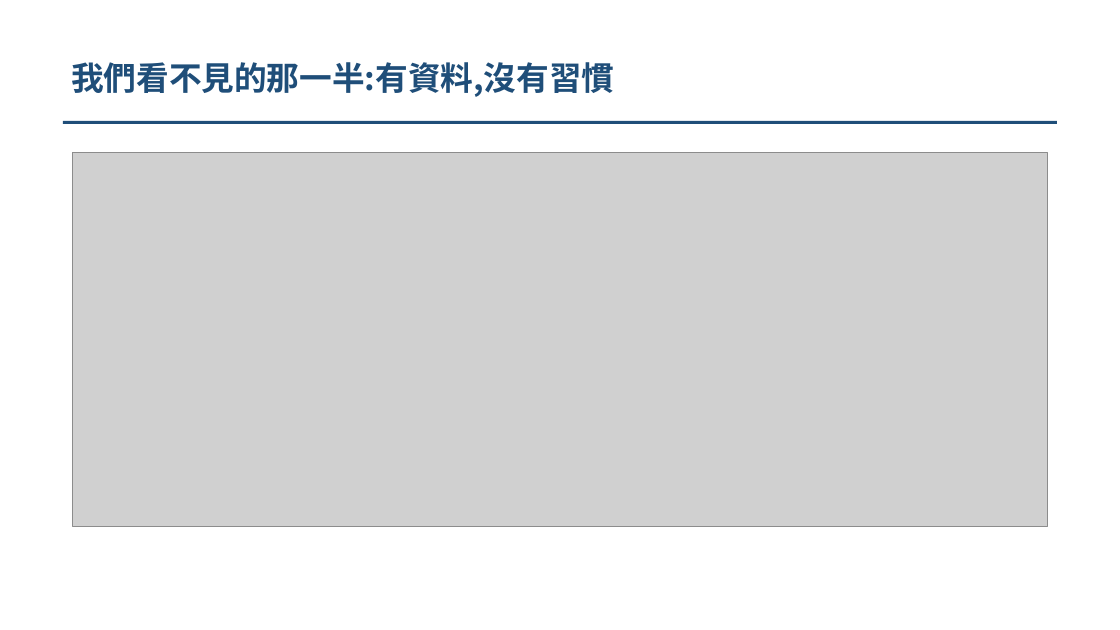
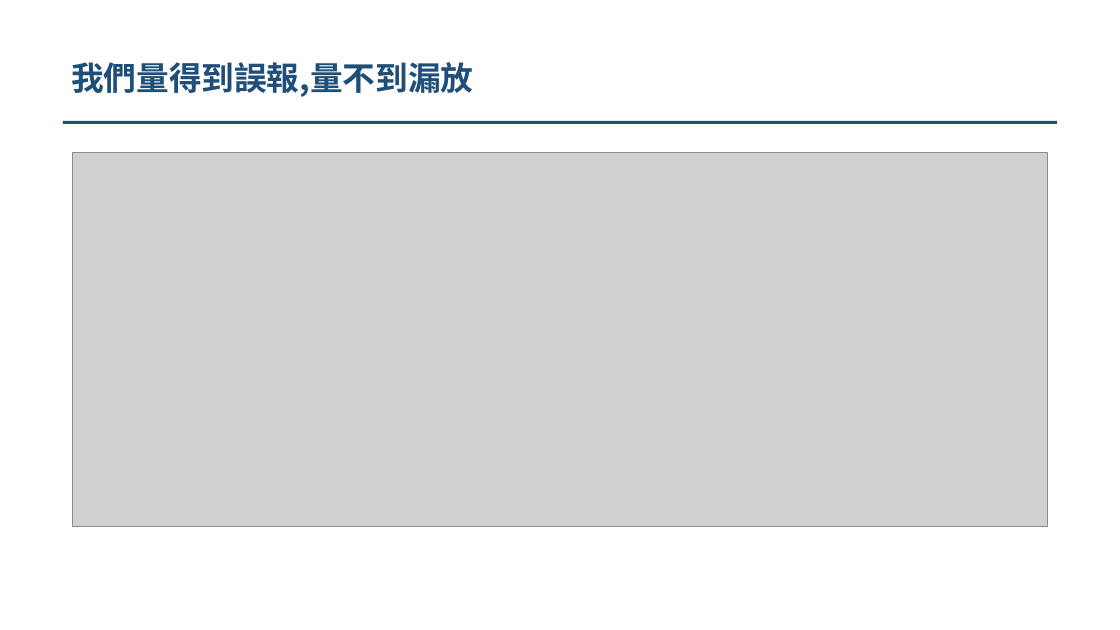
Before and after one commit to pokai-huang0828/UTS_workspace, a slide deck: slide 5 of Artificial Intelligence for Enterprises/Assessment3/Huang_26254793_421104_Assessment 3 (slim).pptx. Drawn at 1120x630 pixels with LibreOffice and Linux fonts; fonts in the diff are those of the drawing; grey boxes stand for pictures. Boxes give left, top, right and bottom in pixels: in the first picture for what was removed or moved away, otherwise in the second. Text is boxed around its words. In the diff, an @@ line names an element or a change of style, - is before the commit and + after.

```diff
--- a/Artificial Intelligence for Enterprises/Assessment3/Huang_26254793_421104_Assessment 3 (slim).pptx
+++ b/Artificial Intelligence for Enterprises/Assessment3/Huang_26254793_421104_Assessment 3 (slim).pptx
@@ text at (x1=71, y1=62, x2=473, y2=97): text changed @@
-我們看不見的那一半:有資料,沒有習慣
+我們量得到誤報,量不到漏放
```
Also in this commit, not shown: 6 other slides changed, 4 slides added, 4 slides removed, 2 other files.
